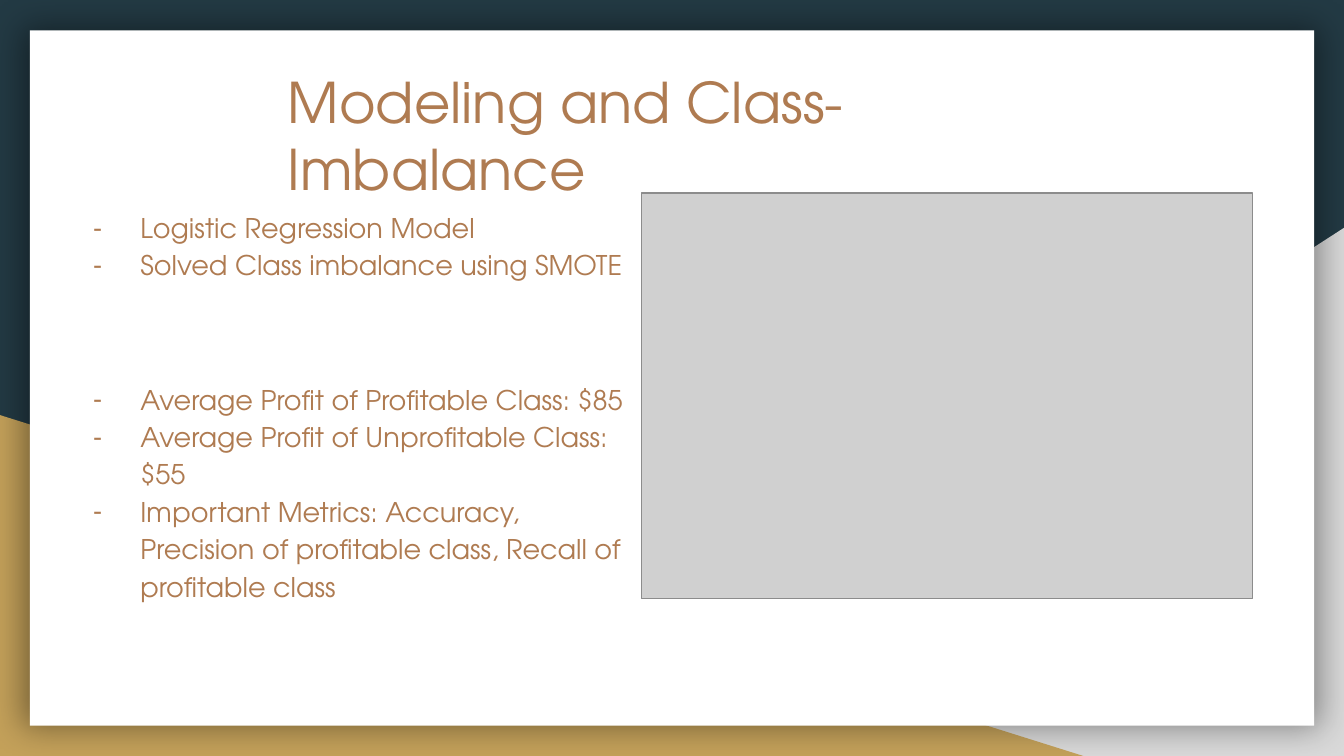
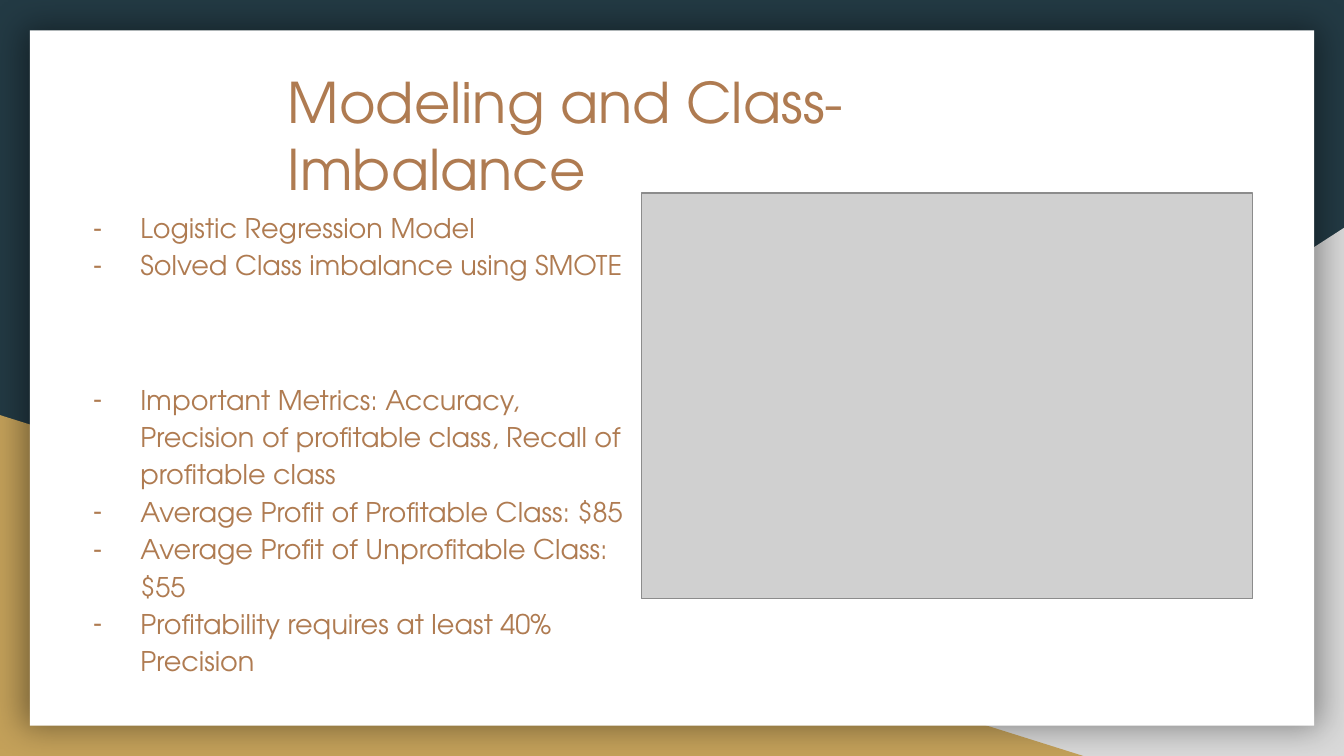
Before and after one commit to aberman102/StockX, a slide deck: slide 7 of StockX Project.pptx. Drawn at 1344x756 pixels with LibreOffice and Linux fonts; fonts in the diff are those of the drawing; grey boxes stand for pictures. Boxes give left, top, right and bottom in pixels: in the first picture for what was removed or moved away, otherwise in the second. Text is boxed around its words. In the diff, an @@ line names an element or a change of style, - is before the commit and + after.

Commit message:
Presentation

```diff
--- a/StockX Project.pptx
+++ b/StockX Project.pptx
@@ text at [140, 390, 620, 489]: paragraph added @@
+– Important Metrics: Accuracy, Precision of profitable class, Recall of profitable class
@@ text at [140, 500, 623, 528]: less space between paragraphs @@
@@ text at [140, 613, 551, 672]: text changed @@
-– Important Metrics: Accuracy, Precision of profitable class, Recall of profitable class
+– Profitability requires at least 40% Precision
```
